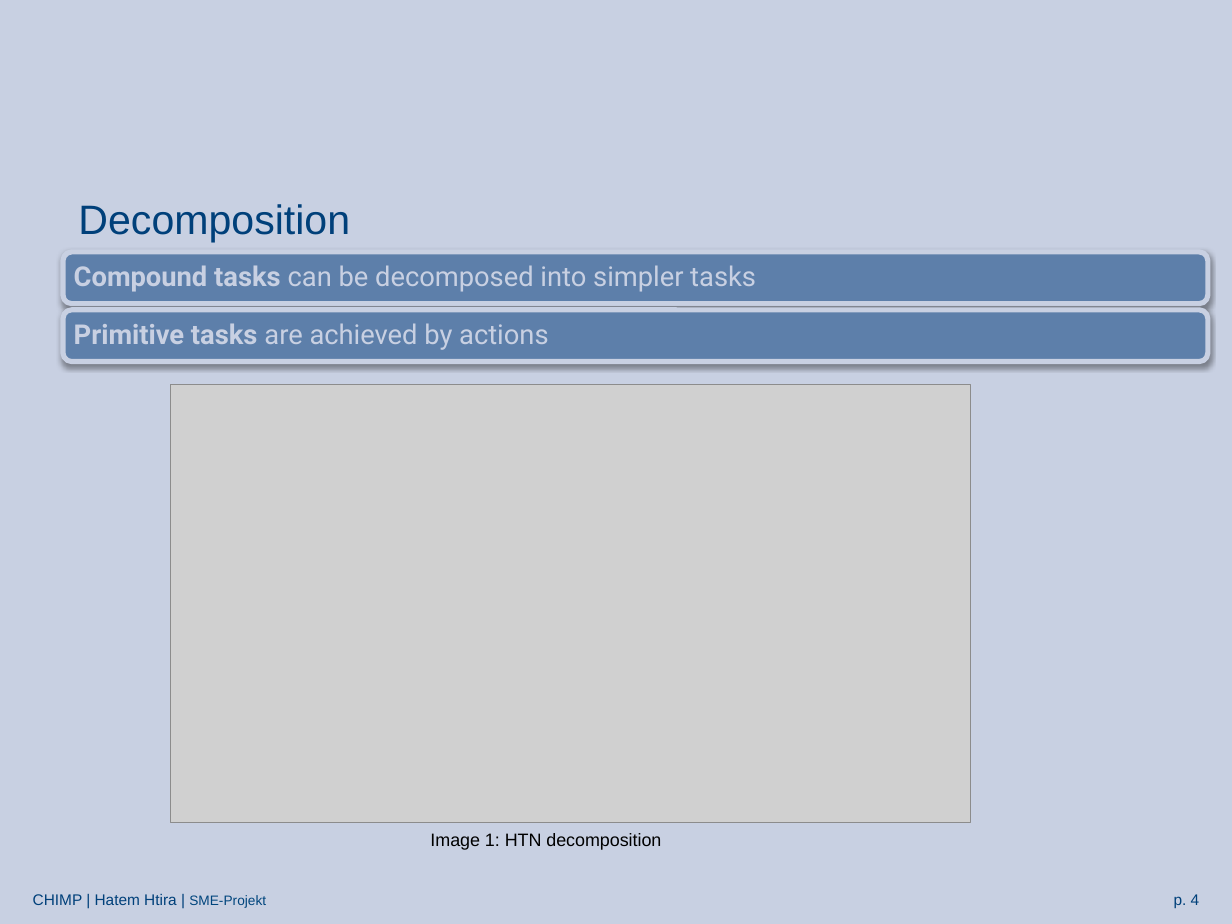
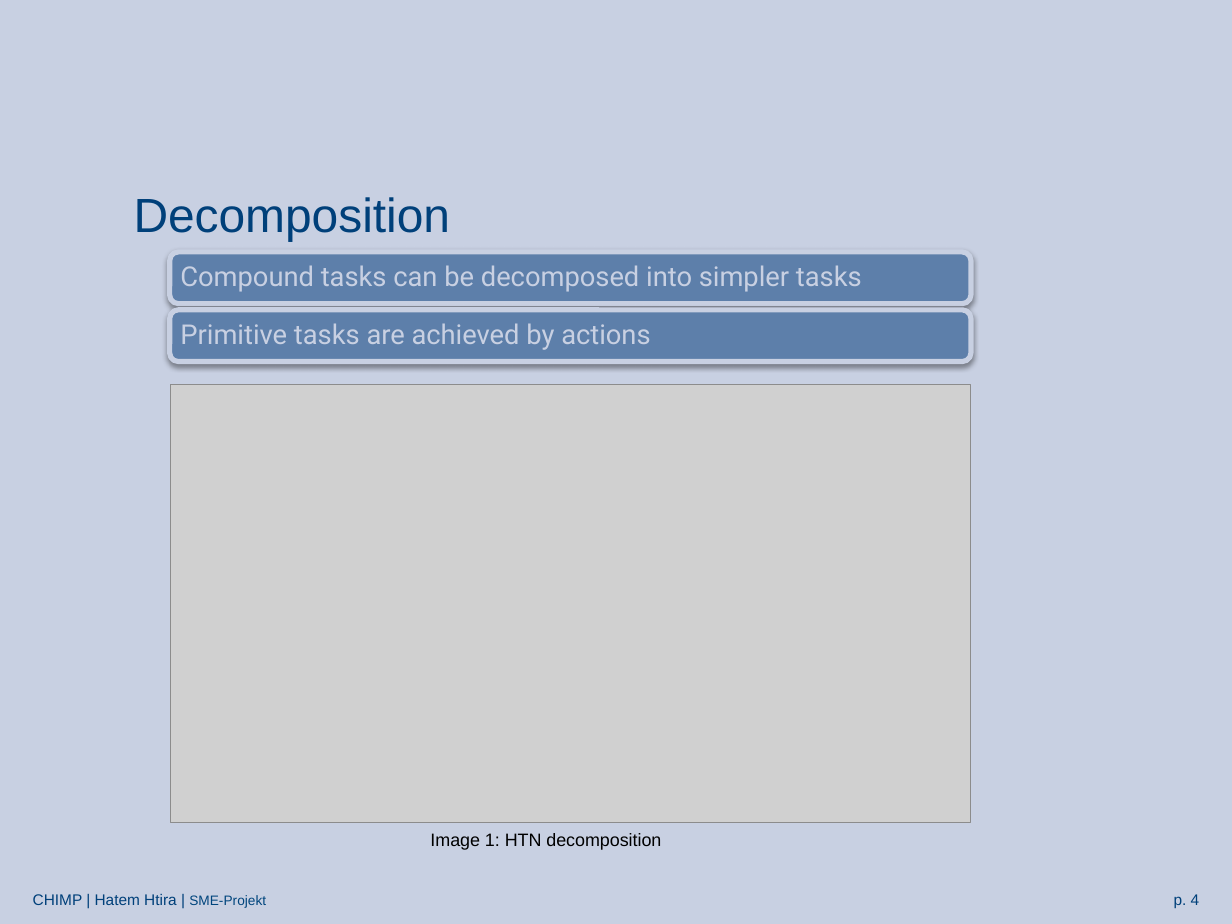
Before and after one commit to htiraHatem/CHIMP_MDP, a slide deck: slide 4 of HTN2MDP presentation.pptx. Drawn at 1232x924 pixels with LibreOffice and Linux fonts; fonts in the diff are those of the drawing; grey boxes stand for pictures; background and template pictures are left out. Boxes give left, top, right and bottom in pixels: in the first picture for what was removed or moved away, otherwise in the second. Text is boxed around its words. In the diff, an @@ line names an element or a change of style, - is before the commit and + after.

```diff
--- a/HTN2MDP presentation.pptx
+++ b/HTN2MDP presentation.pptx
@@ title "Decomposition": place and size @@
-title "Decomposition" at <box>78,204,350,242</box>
+title "Decomposition" at <box>134,197,451,241</box>
@@ title "Decomposition" at <box>134,197,451,241</box>: size 24 to 28 pt @@
@@ rounded rectangle: place and size @@
-rounded rectangle at <box>63,253,1207,304</box>
+rounded rectangle at <box>170,253,971,304</box>
@@ text "Compound tasks can be decomposed ...": place and size @@
-text "Compound tasks can be decomposed ..." at <box>74,265,756,292</box>
+text "Compound tasks can be decomposed ..." at <box>180,265,862,292</box>
@@ text "Compound tasks can be decomposed ..." at <box>180,265,862,292</box>: bold off in "Compound tasks" @@
@@ rounded rectangle: place and size @@
-rounded rectangle at <box>63,310,1207,362</box>
+rounded rectangle at <box>170,310,971,362</box>
@@ text "Primitive tasks are achieved by ...": place and size @@
-text "Primitive tasks are achieved by ..." at <box>74,323,548,350</box>
+text "Primitive tasks are achieved by ..." at <box>180,323,650,350</box>
@@ text "Primitive tasks are achieved by ..." at <box>180,323,650,350</box>: bold off in "Primitive tasks" @@
```
Also in this commit, not shown: 11 other slides changed, 4 slides added, 4 slides removed.
